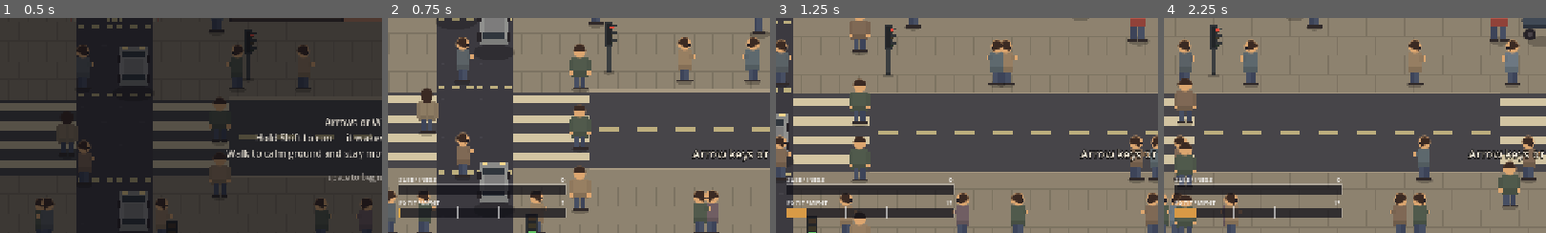
Above: before the commit, frames 1-4 (left to right).
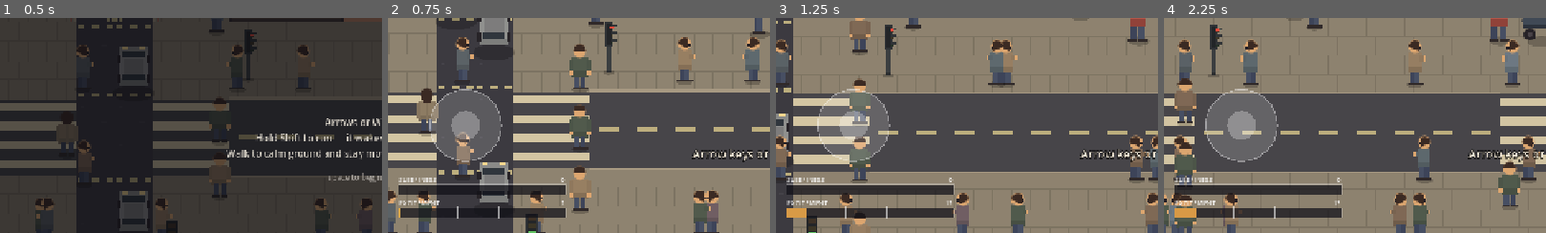
Above: after the commit, the same moments.

Repository: JosuaKrause/nappy
Game: Godot game, scene res://scenes/main.tscn
Two runs of this game, one before a commit and one after it. Both use one fixed random seed, a clock stepped at 60 frames per second and the inputs below.
Inputs (mouse positions are % of the whole screen's width and height, from its top left):
- Up to frame 1 (0.5 s): no input
- Up to frame 2 (0.75 s): tap Enter (ui_accept) at 0.5 s; move the mouse to (72, 45) at 0.52 s; hold Right (move_right) from 0.53 s (still down); hold Shift (run) from 0.53 s (still down); click (72, 45) at 0.67 s
- Up to frame 3 (1.25 s): keep holding Right (move_right); keep holding Shift (run); tap Enter (ui_accept) at 0.77 s
- Up to frame 4 (2.25 s): release Right (move_right) at 1.25 s; release Shift (run) at 1.25 s; drag from (30, 55) to (45, 70) at 1.27 s; move the mouse to (60, 28) at 2.02 s; hold Right (move_right) from 2.03 s (still down); hold P (snapshot) from 2.03 s (still down); click (60, 28) at 2.17 s
The pictures show only the part of the screen within x 0-50%, y 44-94%; the shares and areas given below are measured in that part.

Frame 1 is identical in both runs. In frame 2, 4.9% of the frame differs, in the area x 10-30%, y 32-68%; in frame 3, 4.0%; in frame 4, 4.9%.

Commit message:
A virtual stick, and it costs the game nothing
Stroller reads one call -- Input.get_vector("move_left", "move_right", "move_up",
"move_down"), already analogue with a 0.2 deadzone in the input map -- so a stick that
presses those same four actions with a strength needs no gameplay change at all. Nothing
downstream learns where the vector came from.

TouchControls (new) is a Control drawn over the city rather than in a letterbox bar, since
a letterbox bar is outside the drawable viewport. It sits above the meter bars' own
280px-wide column at (130, 500) in the HUD's 1280x720 space rather than beside them --
tools/shot.sh confirms by eye that the base and knob clear "SLEEPINESS" with room to spare.

TouchInput.available() answers "is this a touch device" the way QuitOption.available()
answers its own platform question, and it is TouchInput rather than OS.has_feature("mobile")
for a reason specific to this project: the game ships as one Web export (M60) that runs
unchanged on a phone browser and a desktop browser, and has_feature("mobile") is a tag baked
in at build time -- it cannot vary with the device that opens the page, so it would answer
the same way for everyone on this project's only distribution. DisplayServer
.is_touchscreen_available() asks the browser what the visiting device actually has, which is
the only one of the two that can drive "the controls appear only where they are used" at
all. The cost: a touchscreen laptop with a keyboard gets the overlay too, which is the
smaller of the two mistakes on offer.

The stick is shown only when TouchInput.available() and the tree is not paused --
get_tree().paused is the one fact the title screen, the pause and the between-days summary
all already set, so checking it here keeps the stick off every one of those three screens
without main having to say so on each. process_mode stays ALWAYS, like those three screens,
so a finger still on the stick when the tree pauses mid-gesture is force-released on the
same frame rather than a frame late.

Co-Authored-By: Claude Opus 5 <noreply@anthropic.com>
Claude-Session: https://claude.ai/code/session_013HH74PrqD79o9NJHcn16EM

Diff:
--- /dev/null
+++ b/scenes/ui/touch_controls.tscn
@@ -0,0 +1,9 @@
+[gd_scene load_steps=2 format=3]
+
+[ext_resource type="Script" path="res://src/ui/touch_controls.gd" id="1_touch"]
+
+[node name="TouchControls" type="Control"]
+anchor_right = 1.0
+anchor_bottom = 1.0
+mouse_filter = 2
+script = ExtResource("1_touch")
--- a/src/main.gd
+++ b/src/main.gd
@@ -11,6 +11,7 @@
 const DAY_SUMMARY := preload("res://scenes/ui/day_summary.tscn")
 const PAUSE_SCREEN := preload("res://scenes/ui/pause_screen.tscn")
 const TITLE_SCREEN := preload("res://scenes/ui/title_screen.tscn")
+const TOUCH_CONTROLS := preload("res://scenes/ui/touch_controls.tscn")
 
 @onready var _status: Label = $CanvasLayer/Status
 
@@ -31,6 +32,9 @@
 ## is kept only so the title screen can take it off the street.
 var _edge: DangerEdge
 var _edge_layer: CanvasLayer
+## The on-screen stick, on its own layer for the same reason the danger edge is: it has to sit
+## above the world it is drawn over.
+var _touch_controls: TouchControls
 var _summary: CanvasLayer
 var _pause: PauseScreen
 var _title: TitleScreen
@@ -81,6 +85,7 @@
 	_hud = HUD.instantiate()
 	add_child(_hud)
 	_add_danger_edge()
+	_add_touch_controls()
 	_summary = DAY_SUMMARY.instantiate()
 	add_child(_summary)
 	_summary.continued.connect(_on_summary_continued)
@@ -235,6 +240,20 @@
 	_edge.mouse_filter = Control.MOUSE_FILTER_IGNORE
 	_edge.setup(_city.events, _player)
 	layer.add_child(_edge)
+	add_child(layer)
+
+## The stick, in its own layer for the same reason the danger edge gets one: it has to sit above
+## the world it overlays.
+##
+## Nothing here decides whether it is *shown* — `TouchControls` answers that itself, off
+## `TouchInput.available()` and `get_tree().paused`, which is what a title screen, the pause and
+## the between-days summary all set. That is one fact main already produces for other reasons
+## rather than a second wire main would have to remember to pull on every one of those screens.
+func _add_touch_controls() -> void:
+	var layer := CanvasLayer.new()
+	layer.name = "TouchControls"
+	_touch_controls = TOUCH_CONTROLS.instantiate()
+	layer.add_child(_touch_controls)
 	add_child(layer)
 
 ## Marks a node as part of the game rather than part of the frame around it, so the summary
--- /dev/null
+++ b/src/ui/touch_controls.gd
@@ -0,0 +1,127 @@
+class_name TouchControls
+extends Control
+## The on-screen stick that makes movement playable with a thumb.
+##
+## It presses the same two actions a keyboard does — `Input.action_press("move_left", strength)`
+## and its three siblings — so `Stroller`'s own `Input.get_vector("move_left", "move_right",
+## "move_up", "move_down")` never has to learn where the vector came from. It is already analogue
+## with a 0.2 deadzone in the input map, so a partial deflection is a slower walk exactly the way a
+## half-pressed key never was and a half-tilted stick already is.
+##
+## Drawn overlaying the city rather than in a letterbox bar, because a letterbox bar is outside the
+## drawable viewport — the two meter bars and the optional goal already occupy the bottom-left and
+## bottom-centre of the HUD, so the stick sits above the meters rather than beside them, out of the
+## way of both.
+##
+## Shown only on a touch device (`TouchInput.available()`) and only while a day is actually being
+## walked. `get_tree().paused` is the one fact the title screen, the pause and the between-days
+## summary all set, and checking it here is what keeps the stick off every one of those three
+## screens without a wire from `main` telling it so on each — the same fact that already decides
+## whether the player is being driven at all.
+##
+## `process_mode` stays `ALWAYS`, like the three screens it has to disappear under: a `PAUSABLE`
+## node stops running the instant the tree pauses, which is one frame too late to let go of
+## whatever direction was pressed when the pause landed. Every action this holds is force-released
+## the moment it goes invisible for any reason, so a finger still on the stick when a day ends is
+## never still on it once the next one begins.
+
+## How far the knob can travel from the stick's centre before the deflection reads as full push —
+## the analogue range the 0.2 deadzone in the input map then trims.
+const STICK_RADIUS := 60.0
+const STICK_KNOB_RADIUS := 24.0
+## Well past the visible base: a thumb does not land on a drawn circle to the pixel, and a stick
+## that only grabs where it is drawn is a stick that is frequently missed.
+const STICK_CATCH_RADIUS := 100.0
+## Above the meter bars (`hud.tscn`'s `Meters`, the last 132px of screen height in its own
+## 280px-wide column) rather than beside them, and on the same side a left thumb rests on.
+const STICK_CENTRE := Vector2(130.0, 500.0)
+
+var _touch := TouchInput.available()
+
+## The touch index currently driving the stick, or -1 when nothing is.
+var _stick_touch := -1
+## Current deflection, each axis in [-1, 1]. `Vector2.ZERO` is centred.
+var _stick_vector := Vector2.ZERO
+
+func _ready() -> void:
+	process_mode = Node.PROCESS_MODE_ALWAYS
+	mouse_filter = Control.MOUSE_FILTER_IGNORE
+	set_anchors_preset(Control.PRESET_FULL_RECT)
+	visible = false
+
+func _process(_delta: float) -> void:
+	var showing := _touch and not get_tree().paused
+	if showing != visible:
+		visible = showing
+		if not showing:
+			_release_all()
+		queue_redraw()
+
+func _input(event: InputEvent) -> void:
+	if not visible:
+		return
+	if event is InputEventScreenTouch:
+		_on_touch(event as InputEventScreenTouch)
+	elif event is InputEventScreenDrag:
+		_on_drag(event as InputEventScreenDrag)
+
+func _on_touch(event: InputEventScreenTouch) -> void:
+	if event.pressed:
+		if _stick_touch == -1 and event.position.distance_to(STICK_CENTRE) <= STICK_CATCH_RADIUS:
+			_stick_touch = event.index
+			_update_stick(event.position)
+		return
+	if event.index == _stick_touch:
+		_stick_touch = -1
+		_stick_vector = Vector2.ZERO
+		_apply_stick()
+		queue_redraw()
+
+func _on_drag(event: InputEventScreenDrag) -> void:
+	if event.index == _stick_touch:
+		_update_stick(event.position)
+
+func _update_stick(at: Vector2) -> void:
+	var offset := at - STICK_CENTRE
+	_stick_vector = offset.limit_length(STICK_RADIUS) / STICK_RADIUS
+	_apply_stick()
+	queue_redraw()
+
+## Presses the two axis actions the way a keyboard would, one direction at a time: only one of
+## `move_left`/`move_right` can be true on a keyboard, and the other is explicitly released rather
+## than left to decay on its own, or a stick flicked hard the other way would fight its own
+## trailing strength for a frame.
+func _apply_stick() -> void:
+	_set_axis(&"move_left", &"move_right", _stick_vector.x)
+	_set_axis(&"move_up", &"move_down", _stick_vector.y)
+
+func _set_axis(negative: StringName, positive: StringName, value: float) -> void:
+	if value > 0.0:
+		Input.action_press(positive, value)
+		Input.action_release(negative)
+	elif value < 0.0:
+		Input.action_press(negative, -value)
+		Input.action_release(positive)
+	else:
+		Input.action_release(negative)
+		Input.action_release(positive)
+
+## Lets go of everything this node might be holding down. Called whenever the stick goes
+## invisible, for whatever reason, so a finger caught mid-gesture by a pause or a day ending never
+## leaves a direction pressed into the day that follows.
+func _release_all() -> void:
+	_stick_touch = -1
+	_stick_vector = Vector2.ZERO
+	Input.action_release(&"move_left")
+	Input.action_release(&"move_right")
+	Input.action_release(&"move_up")
+	Input.action_release(&"move_down")
+
+func _draw() -> void:
+	if not visible:
+		return
+	draw_circle(STICK_CENTRE, STICK_RADIUS, Color(1.0, 1.0, 1.0, 0.16))
+	draw_arc(STICK_CENTRE, STICK_RADIUS, 0.0, TAU, 32, Color(1.0, 1.0, 1.0, 0.4), 2.0)
+	var knob := STICK_CENTRE + _stick_vector * STICK_RADIUS
+	var held := _stick_touch != -1
+	draw_circle(knob, STICK_KNOB_RADIUS, Color(1.0, 1.0, 1.0, 0.42 if held else 0.28))
--- /dev/null
+++ b/src/ui/touch_input.gd
@@ -0,0 +1,24 @@
+class_name TouchInput
+extends RefCounted
+## Whether this device has a touchscreen, and the single place that question is answered.
+##
+## `DisplayServer.is_touchscreen_available()` rather than `OS.has_feature("mobile")`. The game
+## ships as one Web export (see M60) that runs unchanged whether the tab is opened on a phone or
+## a desktop, and `has_feature("mobile")` is a tag baked into the export at build time — it cannot
+## vary with the device that happens to load the page, so on this project's only distribution it
+## would answer the same way for everyone. `is_touchscreen_available()` asks the browser what the
+## visiting device actually reports, which is the only one of the two that can drive "the controls
+## appear only where they are used" at all.
+##
+## It also answers `true` for a touchscreen laptop that has a keyboard too, which then draws the
+## on-screen stick and run button next to a perfectly good `WASD`. That is the smaller of the two
+## costs on offer: the other one is a phone told to press a key it does not have.
+##
+## Read once per screen into a member (`TouchControls._touch`, and anywhere a hint has to agree
+## with it) rather than asked here at each use site, because a test process is never a touch
+## device: a gate asked of the OS directly at every call site would leave the touch shape asserted
+## by nothing at all. `QuitOption.available()` and `hud._debug` follow the same pattern for their
+## own platform questions.
+
+static func available() -> bool:
+	return DisplayServer.is_touchscreen_available()
--- /dev/null
+++ b/tests/test_touch.gd
@@ -0,0 +1,123 @@
+extends RefCounted
+## The on-screen stick, and the two things a screenshot cannot show: that it disappears on the
+## platforms and the screens it must, and that a finger on it presses the same actions a keyboard
+## does.
+##
+## `_touch` is read once into a member exactly the way `QuitOption.available()` and `hud._debug`
+## are — a headless test process is never a touch device, so a gate asked of `TouchInput` at each
+## use site would leave this whole class asserted by nothing.
+
+const TOUCH_CONTROLS := preload("res://scenes/ui/touch_controls.tscn")
+
+func run(t) -> void:
+	var was_paused: bool = t.get_tree().paused
+	_test_the_stick_shows_only_on_a_touch_device_with_a_day_running(t)
+	_test_the_stick_presses_the_move_actions(t)
+	_test_hiding_the_stick_releases_everything_it_held(t)
+	t.get_tree().paused = was_paused
+	_release_move_actions()
+
+func _controls(t) -> TouchControls:
+	var controls: TouchControls = TOUCH_CONTROLS.instantiate()
+	t.add_child(controls)
+	controls.set_process(false)
+	return controls
+
+## **Both gates, independently.** Neither a keyboard-and-mouse desktop nor a phone mid-pause should
+## ever see the stick — the first because `TouchInput.available()` says there is no touch hardware
+## to draw it for, the second because `get_tree().paused` is what the title, the pause and the
+## between-days summary all set, and none of the three has anything for a thumb to steer.
+func _test_the_stick_shows_only_on_a_touch_device_with_a_day_running(t) -> void:
+	var controls := _controls(t)
+
+	controls._touch = false
+	t.get_tree().paused = false
+	controls._process(0.0)
+	t.check(not controls.visible, "no touch hardware means no stick, even mid-day")
+
+	controls._touch = true
+	t.get_tree().paused = true
+	controls._process(0.0)
+	t.check(not controls.visible, "a touch device still gets nothing while the tree is paused")
+
+	controls._touch = true
+	t.get_tree().paused = false
+	controls._process(0.0)
+	t.check(controls.visible, "and it shows once both are true")
+
+	controls.queue_free()
+
+## The whole point of the stick: it presses `Input.get_vector`'s own four actions, with the raw
+## deflection as the strength, so `Stroller` never has to learn a thumb was involved.
+func _test_the_stick_presses_the_move_actions(t) -> void:
+	var controls := _controls(t)
+	controls.visible = true
+
+	controls._input(_touch_event(0, TouchControls.STICK_CENTRE + Vector2(0.0, -1.0), true))
+	t.check(Input.is_action_pressed("move_up"), "pressing straight up presses move_up")
+	t.check(not Input.is_action_pressed("move_down"), "and not the opposite direction on that axis")
+	t.check(not Input.is_action_pressed("move_left") and not Input.is_action_pressed("move_right"),
+			"nor anything on the other axis")
+
+	# Dragging the same touch index out to the full radius is a full-strength push, the same
+	# reading a fully-tilted analogue stick gives `Input.get_vector`'s own deadzone.
+	controls._input(_drag_event(0,
+			TouchControls.STICK_CENTRE + Vector2(0.0, -TouchControls.STICK_RADIUS)))
+	t.close_to(Input.get_action_strength("move_up"), 1.0,
+			"a full deflection presses at full strength")
+
+	# A drag under a different index is not the finger that grabbed the stick.
+	controls._input(_drag_event(1, TouchControls.STICK_CENTRE + Vector2(80.0, 0.0)))
+	t.check(Input.is_action_pressed("move_up") and not Input.is_action_pressed("move_right"),
+			"a second finger dragging elsewhere does not steal the stick")
+
+	controls._input(_touch_event(0, Vector2.ZERO, false))
+	t.check(not Input.is_action_pressed("move_up") and not Input.is_action_pressed("move_down")
+			and not Input.is_action_pressed("move_left")
+			and not Input.is_action_pressed("move_right"),
+			"letting go of the stick's own finger centres it and releases every direction")
+
+	controls.queue_free()
+
+## **A finger still down when the day ends must not carry into the day after it.** The stick has no
+## way to be told the tree is about to pause mid-gesture — the summary just sets it — so it is the
+## stick's own job to let go of everything the instant it notices, on the same check that hides it.
+func _test_hiding_the_stick_releases_everything_it_held(t) -> void:
+	var controls := _controls(t)
+	controls._touch = true
+	t.get_tree().paused = false
+	controls._process(0.0)
+
+	controls._input(_touch_event(0,
+			TouchControls.STICK_CENTRE + Vector2(TouchControls.STICK_RADIUS, 0.0), true))
+	t.check(Input.is_action_pressed("move_right"), "the stick is holding a direction")
+
+	t.get_tree().paused = true
+	controls._process(0.0)
+	t.check(not controls.visible, "the stick disappears with the tree paused")
+	t.check(not Input.is_action_pressed("move_right"),
+			"and lets go of the direction rather than carrying it into tomorrow")
+
+	controls.queue_free()
+
+func _touch_event(index: int, position: Vector2, pressed: bool) -> InputEventScreenTouch:
+	var event := InputEventScreenTouch.new()
+	event.index = index
+	event.position = position
+	event.pressed = pressed
+	return event
+
+func _drag_event(index: int, position: Vector2) -> InputEventScreenDrag:
+	var event := InputEventScreenDrag.new()
+	event.index = index
+	event.position = position
+	return event
+
+## However a check above failed or passed, the four movement actions are global `Input` state —
+## nothing about them is scoped to this suite's own nodes — so a failure that returns early must
+## not leave a direction pressed for whatever test runs next.
+func _release_move_actions() -> void:
+	Input.action_release(&"move_left")
+	Input.action_release(&"move_right")
+	Input.action_release(&"move_up")
+	Input.action_release(&"move_down")
Not shown, added: src/ui/touch_controls.gd.uid
Not shown, added: src/ui/touch_input.gd.uid
Not shown, added: tests/test_touch.gd.uid
